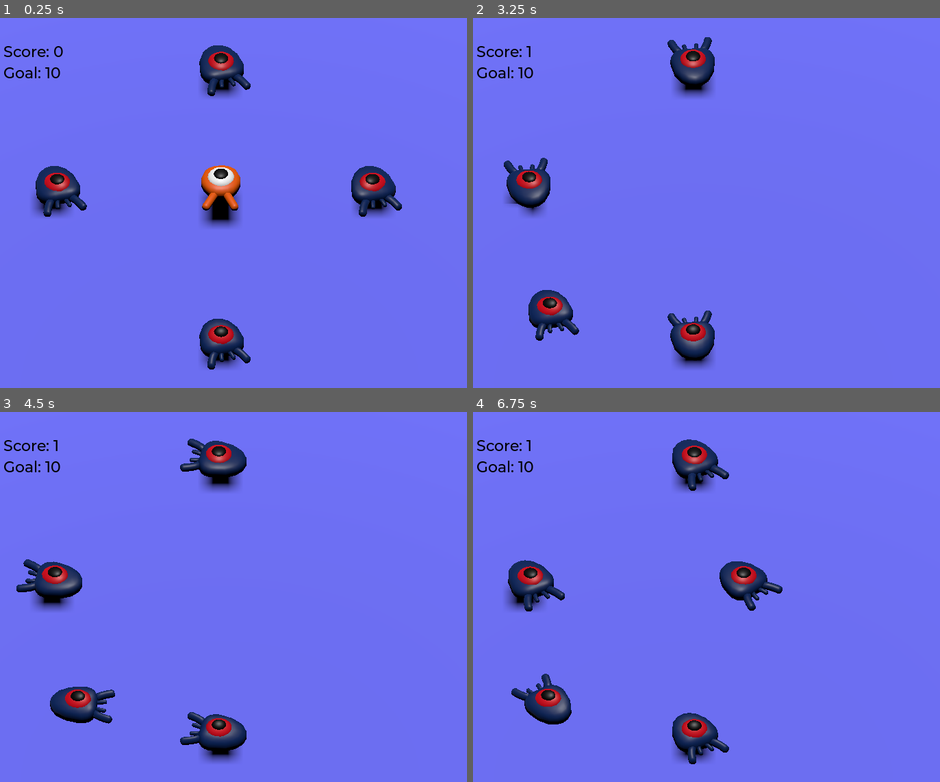
Above: before the commit, frames 1-4 (two rows, left to right).
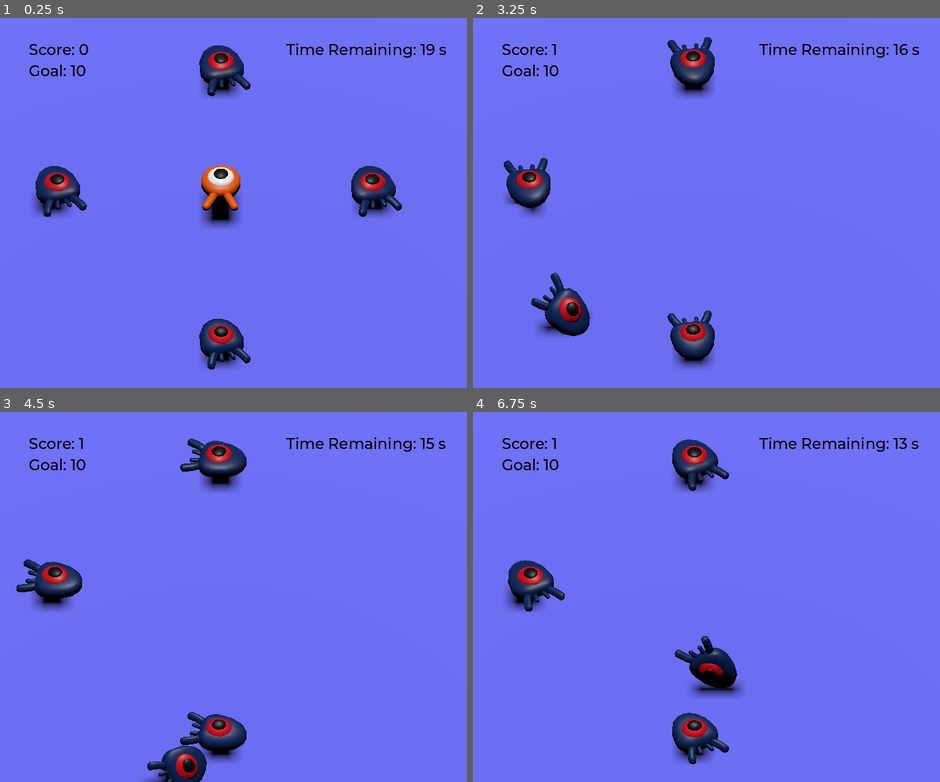
Above: after the commit, the same moments.

Repository: EthanG78/CS2053
Game: Godot game, scene res://main.tscn
Two runs of this game, one before a commit and one after it. Both use one fixed random seed, a clock stepped at 60 frames per second and the inputs below. The project has no main scene, so this scene is started directly.
Inputs:
- Up to frame 1 (0.25 s): no input
- Up to frame 2 (3.25 s): hold D (move_right) 0.53-1.28 s; hold S (move_back) 1.28-2.03 s; hold D (move_right) 2.03-2.78 s; hold W (move_forward) from 2.78 s (still down)
- Up to frame 3 (4.5 s): release W (move_forward) at 3.53 s; hold A (move_left) from 3.53 s (still down)
- Up to frame 4 (6.75 s): release A (move_left) at 5.03 s; hold S (move_back) 5.03-5.78 s; hold D (move_right) 5.78-6.53 s; hold W (move_forward) from 6.53 s (still down)

The runs differ from the first frame. In frame 1, 0.9% of the frame differs, in the area x 0-96%, y 6-17%; in frame 2, 2.2%; in frame 3, 2.8%; in frame 4, 4.2%, in the area x 0-96%, y 6-85%.

Commit message:
Completed lab 1

Diff:
--- a/1/ScoreLabel.gd
+++ b/1/ScoreLabel.gd
@@ -1,27 +1,25 @@
 extends Label
 
 @export var MAX_SCORE = 10
-@export var winScreen : AcceptDialog
+@export var WinScreen : AcceptDialog
 
-signal game_over
+signal game_won
 
 var score = 0
 
-# Called when the node enters the scene tree for the first time.
 func _ready():
 	text = "Score: %s\nGoal: %s" % [score, MAX_SCORE]
-
-# Called every frame. 'delta' is the elapsed time since the previous frame.
-func _process(delta):
-	pass
 
 func _on_mob_caught():
 	score += 1
 	text = "Score: %s\nGoal: %s" % [score, MAX_SCORE]
 
 	if score == MAX_SCORE:
-		game_over.emit()
-		winScreen.visible = true
+		# Tell the Player the game is won
+		game_won.emit()
+		# Diplay the PopupDialog with the "You Win" Text
+		WinScreen.set_text("You Win!")
+		WinScreen.set_visible(true)
 
 func _on_win_screen_confirmed():
 	get_tree().reload_current_scene()
--- /dev/null
+++ b/1/TimerLabel.gd
@@ -0,0 +1,20 @@
+extends Label
+
+@export var GameTimer : Timer
+@export var LoseScreen : AcceptDialog
+
+signal game_over
+
+func _ready():
+	text = "Time Remaining: %s s" % [int(GameTimer.time_left)]
+
+func _process(delta):
+	# Update the label with the time remaining in the game timer
+	text = "Time Remaining: %s s" % [int(GameTimer.time_left)]
+
+func _on_game_timer_timeout():
+	# Tell the Player the game is over
+	game_over.emit()
+	# Diplay the PopupDialog with the "You Lose" Text
+	LoseScreen.set_text("You Lose!")
+	LoseScreen.set_visible(true)
--- a/1/main.gd
+++ b/1/main.gd
@@ -2,20 +2,27 @@
 
 @export var EnemyTemplate : PackedScene
 
-# Called when the node enters the scene tree for the first time.
-func _ready():
-	pass # Replace with function body.
+func _on_spawn_timer_timeout():
+	# Create a new Mob
+	var mob = EnemyTemplate.instantiate()
 
+	# Calculate where to spawn the Mob
+	var groundSize = $Ground/MeshInstance3D.mesh.size
+	var mobX = (randf() * groundSize.x) - groundSize.x/2
+	var mobZ = (randf() * groundSize.z) - groundSize.z/2
+	var mobPos = Vector3(mobX, 1.0, mobZ)
 
-# Called every frame. 'delta' is the elapsed time since the previous frame.
-func _process(delta):
-	pass
+	# Initialize the Mob position and tell them where the player is
+	mob.initialize(mobPos, $Player.position)
 
+	# Connect the Mob's caught signal
+	mob.caught.connect($UserInterface/ScoreLabel._on_mob_caught)
 
-func _on_spawn_timer_timeout():
-	var enemy = EnemyTemplate.instantiate()
-	var groundSize = $Ground/MeshInstance3D.mesh.size
-	enemy.position.x = (randf() * groundSize.x) - groundSize.x/2
-	enemy.position.z = (randf() * groundSize.z) - groundSize.z/2
-	enemy.caught.connect($UserInterface/ScoreLabel._on_mob_caught)
-	add_child(enemy)
+	# Add the enemy to the scene
+	add_child(mob)
+
+func _on_game_done():
+	# When we get the signal that the game is won or over,
+	# we need to pause all of the timers that are still going.
+	$GameTimer.stop()
+	$SpawnTimer.stop()
--- a/1/main.tscn
+++ b/1/main.tscn
@@ -7,6 +7,7 @@
 [ext_resource type="PackedScene" uid="uid://d3iofibgbvgby" path="res://mob.tscn" id="2_pndiw"]
 [ext_resource type="FontFile" uid="uid://cyvo0hxccqqr2" path="res://fonts/Montserrat-Medium.ttf" id="3_i8e78"]
 [ext_resource type="Script" path="res://ScoreLabel.gd" id="4_x50ut"]
+[ext_resource type="Script" path="res://TimerLabel.gd" id="8_750hd"]
 
 [sub_resource type="BoxShape3D" id="BoxShape3D_x1vtu"]
 size = Vector3(30, 2, 30)
@@ -15,6 +16,10 @@
 size = Vector3(30, 2, 30)
 
 [sub_resource type="Theme" id="Theme_36gcm"]
+default_font = ExtResource("3_i8e78")
+default_font_size = 22
+
+[sub_resource type="Theme" id="Theme_svfwx"]
 default_font = ExtResource("3_i8e78")
 default_font_size = 22
 
@@ -71,19 +76,32 @@
 offset_right = 40.0
 offset_bottom = 40.0
 
-[node name="ScoreLabel" type="Label" parent="UserInterface" node_paths=PackedStringArray("winScreen")]
+[node name="ScoreLabel" type="Label" parent="UserInterface" node_paths=PackedStringArray("WinScreen")]
 layout_mode = 0
-offset_left = 43.0
-offset_top = 35.0
-offset_right = 104.0
-offset_bottom = 58.0
+offset_left = 80.0
+offset_top = 32.0
+offset_right = 168.0
+offset_bottom = 60.0
 theme = SubResource("Theme_36gcm")
 theme_override_colors/font_color = Color(0, 0, 0, 1)
 text = "Score: 0"
 script = ExtResource("4_x50ut")
-winScreen = NodePath("../WinScreen")
+WinScreen = NodePath("../PopupDialog")
 
-[node name="WinScreen" type="AcceptDialog" parent="UserInterface"]
+[node name="TimerLabel" type="Label" parent="UserInterface" node_paths=PackedStringArray("GameTimer", "LoseScreen")]
+layout_mode = 0
+offset_left = 456.0
+offset_top = 32.0
+offset_right = 676.0
+offset_bottom = 60.0
+theme = SubResource("Theme_svfwx")
+theme_override_colors/font_color = Color(0, 0, 0, 1)
+text = "Time Remaining: 0s"
+script = ExtResource("8_750hd")
+GameTimer = NodePath("../../GameTimer")
+LoseScreen = NodePath("../PopupDialog")
+
+[node name="PopupDialog" type="AcceptDialog" parent="UserInterface"]
 initial_position = 1
 ok_button_text = "Restart"
 dialog_text = "You Win!"
@@ -92,10 +110,19 @@
 wait_time = 3.0
 autostart = true
 
+[node name="GameTimer" type="Timer" parent="."]
+wait_time = 20.0
+one_shot = true
+autostart = true
+
 [connection signal="caught" from="Mob" to="UserInterface/ScoreLabel" method="_on_mob_caught"]
 [connection signal="caught" from="Mob2" to="UserInterface/ScoreLabel" method="_on_mob_caught"]
 [connection signal="caught" from="Mob3" to="UserInterface/ScoreLabel" method="_on_mob_caught"]
 [connection signal="caught" from="Mob4" to="UserInterface/ScoreLabel" method="_on_mob_caught"]
-[connection signal="game_over" from="UserInterface/ScoreLabel" to="Player" method="_on_score_label_game_over"]
-[connection signal="confirmed" from="UserInterface/WinScreen" to="UserInterface/ScoreLabel" method="_on_win_screen_confirmed"]
+[connection signal="game_won" from="UserInterface/ScoreLabel" to="." method="_on_game_done"]
+[connection signal="game_won" from="UserInterface/ScoreLabel" to="Player" method="_on_game_done"]
+[connection signal="game_over" from="UserInterface/TimerLabel" to="." method="_on_game_done"]
+[connection signal="game_over" from="UserInterface/TimerLabel" to="Player" method="_on_game_done"]
+[connection signal="confirmed" from="UserInterface/PopupDialog" to="UserInterface/ScoreLabel" method="_on_win_screen_confirmed"]
 [connection signal="timeout" from="SpawnTimer" to="." method="_on_spawn_timer_timeout"]
+[connection signal="timeout" from="GameTimer" to="UserInterface/TimerLabel" method="_on_game_timer_timeout"]
--- a/1/mob.gd
+++ b/1/mob.gd
@@ -1,10 +1,10 @@
 extends CharacterBody3D
 
-@export var min_speed = 10
-@export var max_speed = 18
+@export var min_speed = 5
+@export var max_speed = 15
 @export var rotation_speed = 1
 
-# emit when player jumps on mob
+# Emit when player jumps on mob
 signal caught
 
 func catch():
@@ -16,13 +16,18 @@
 	move_and_slide()
 
 func initialize(start_position, player_position):
+	# Spawn the Mob in start_position and look towards player_position
 	look_at_from_position(start_position, player_position, Vector3.UP)
+
+	# Rotate the Mob randomly around Y-Axis
 	rotate_y(randf_range(-PI / 4, PI / 4))
 
+	# Shoot the Mob away from the player at a random speed
 	var random_speed = randi_range(min_speed, max_speed)
 	velocity = Vector3.FORWARD * random_speed
 	velocity = velocity.rotated(Vector3.UP, rotation.y)
 
-
 func _on_visible_on_screen_notifier_3d_screen_exited():
+	# When the Mob exits the screen, the player failed
+	# to catch it and it should be free'd
 	queue_free()
--- a/1/player.gd
+++ b/1/player.gd
@@ -6,19 +6,19 @@
 
 var target_velocity = Vector3.ZERO
 
-var game_over = false
+var can_move = true
 
 func _handle_collisions():
-	# iterate through all collisions that occured this frame
+	# Iterate through all collisions that occured this frame
 	for index in range(get_slide_collision_count()):
-		# get one of the collisions with the player
+		# Get one of the collisions with the player
 		var collision = get_slide_collision(index)
 
-		# collisions can be null?
+		# Collisions can be null?
 		if collision.get_collider() == null:
 			continue
 
-		# collision is with an enemy
+		# Collision is with an enemy
 		if collision.get_collider().is_in_group("enemy"):
 			var enemy = collision.get_collider()
 			$CatchSound.play()
@@ -26,7 +26,7 @@
 			break
 
 func _physics_process(delta):
-	if game_over:
+	if !can_move:
 		return
 
 	var direction = Vector3.ZERO
@@ -45,11 +45,11 @@
 		direction = direction.normalized()
 		$Pivot.look_at(position + direction, Vector3.UP)
 
-	# ground velocity
+	# Ground velocity
 	target_velocity.x = direction.x * speed
 	target_velocity.z = direction.z * speed
 
-	# vertical velocity
+	# Certical velocity
 	if not is_on_floor():
 		target_velocity.y = target_velocity.y - (fall_acceleration * delta)
 
@@ -58,6 +58,8 @@
 	_handle_collisions()
 	move_and_slide()
 
-
-func _on_score_label_game_over():
-	game_over = true
+func _on_game_done():
+	# If the game is done, either through winning
+	# or a game over, then the Player should
+	# no longer be able to move.
+	can_move = false
Not shown: 1 places in 1/main.tscn that only renumber resources
